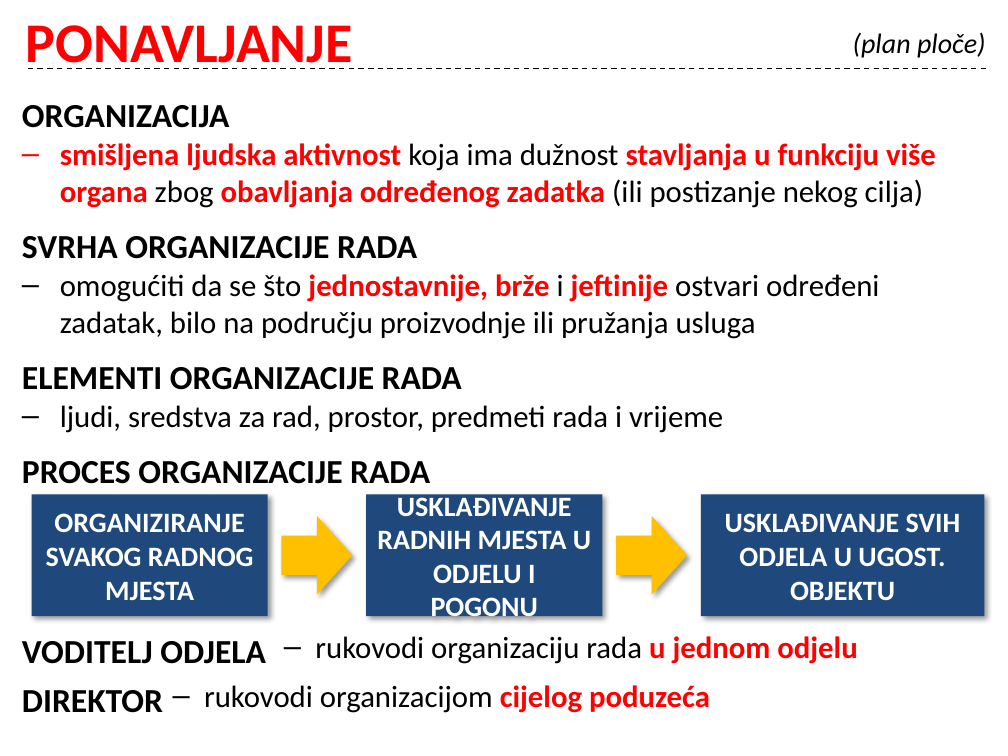
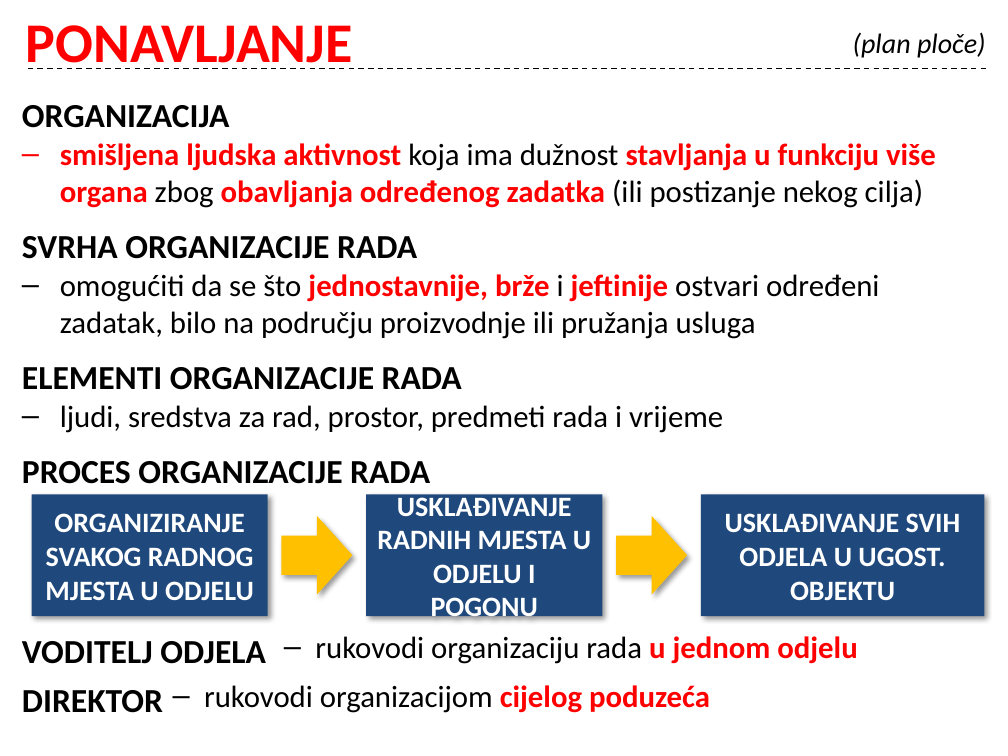
Before and after one commit to cornx/print, a slide deck: slide 9 of data/organizacija/001_Organizacija_uvod.pptx. Drawn at 1008x756 pixels with LibreOffice and Linux fonts; fonts in the diff are those of the drawing. Boxes give left, top, right and bottom in pixels: in the first picture for what was removed or moved away, otherwise in the second. Text is boxed around its words. In the diff, an @@ line names an element or a change of style, - is before the commit and + after.

```diff
--- a/data/organizacija/001_Organizacija_uvod.pptx
+++ b/data/organizacija/001_Organizacija_uvod.pptx
@@ text in rectangle at <box>45,513,254,600</box>: text changed @@
-ORGANIZIRANJE SVAKOG RADNOG MJESTA
+ORGANIZIRANJE SVAKOG RADNOG MJESTA U ODJELU
```
Also in this commit, not shown: 1 other slide changed.
